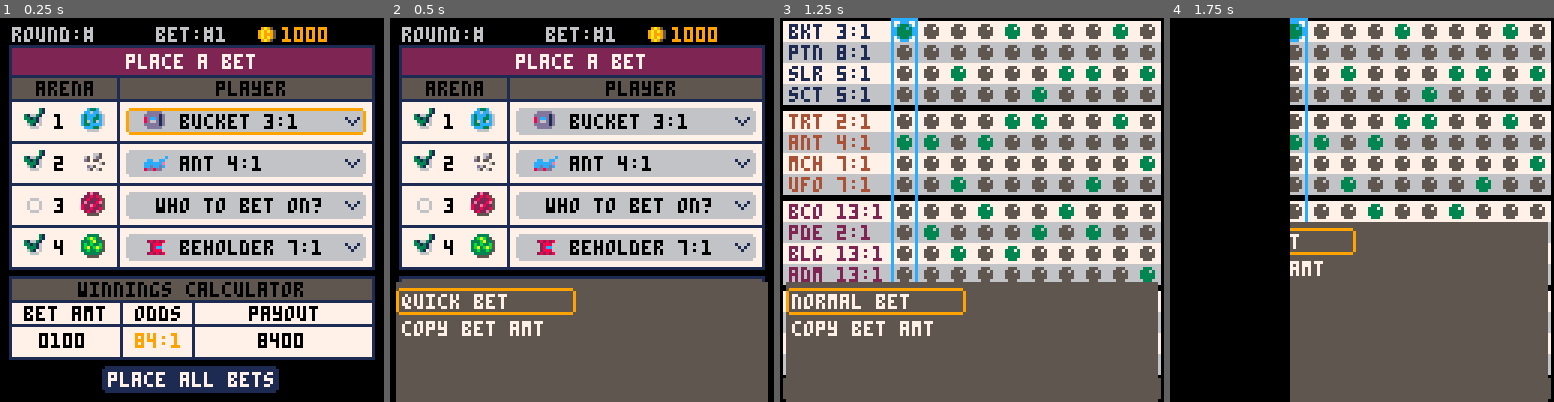
Above: before the commit, frames 1-4 (left to right).
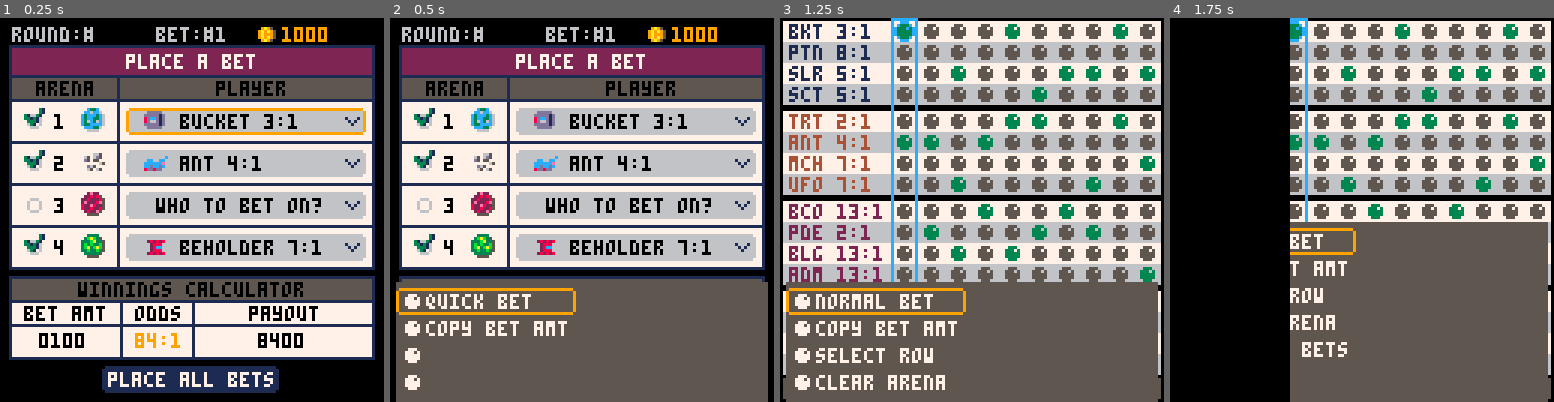
Above: after the commit, the same moments.

Repository: suspicious-smoke/club-bets-pico8
Game: PICO-8 cartridge club-bets.p8
Same seed, same stepped clock (60 frames per second), same inputs: the game is played once before the commit and once after it.
Inputs:
- Up to frame 1 (0.25 s): no input
- Up to frame 2 (0.5 s): tap X (X key) at 0.33 s
- Up to frame 3 (1.25 s): tap O (Z key) at 0.7 s; tap X (X key) at 1.07 s
- Up to frame 4 (1.75 s): hold Right from 1.6 s (still down); tap O (Z key) at 1.7 s

Frame 1 is identical in both runs. In frame 2, 1.6% of the frame differs, in the area x 3-47%, y 71-97%; in frame 3, 2.8%; in frame 4, 1.2%.

Commit message:
work on submenu and quick bet page

Diff:
--- a/club-bets.p8
+++ b/club-bets.p8
@@ -155,7 +155,7 @@
 	_bet_amt_tmr,bet_off=0,0
 	plyr_menu_sel=1
 	submenu_off,submenu_sel,qm_mode=0,1,1
-	submenu_txt="quick bet"
+	submenu_txts={"quick bet","copy bet amt","","","confirm bets"}
 	bet_mode=1--main,plyr sel,amt sel
 	i_amt=1
 	_upd=upd_betpage
@@ -212,7 +212,7 @@
 			bet_mode=1
 		elseif btnp(❎) then
 			sfx(3)
-			clear_arena_bet()
+			clear_arena_bet(bet_sel,arena_sel)
 			bet_mode=1
 		end
 	elseif bet_mode==3 then--amount select
@@ -305,45 +305,60 @@
 	submenu_off=min(submenu_off+10,60)
 	if btnp(⬆️) then
 		sfx(0)
-		submenu_sel=(submenu_sel-2)%4+1
+		submenu_sel=(submenu_sel-2)%5+1
 	elseif btnp(⬇️) then
 		sfx(0)
-		submenu_sel=(submenu_sel%4)+1
+		submenu_sel=(submenu_sel%5)+1
 	elseif btnp(❎) then
 		sfx(3)
 		bet_mode=1
 	elseif btnp(🅾️) then
-		if submenu_sel==1 then
-			sfx(9)
-			if qm_mode==1 then
+		if qm_mode==1 then--on regular bet page
+			if submenu_sel==1 then
+				sfx(9)
 				trn_state(init_quickbetpage)
-			elseif qm_mode==2 then
+			elseif submenu_sel==2 then--copy bets
+				sfx(3)
+				copy_bets()
 				trn_state(init_betpage)
-			end
-		elseif submenu_sel==2 then
-			sfx(3)
-			copy_bets()
-			if qm_mode==1 then
+			elseif submenu_sel==3 then
+			elseif submenu_sel==4 then--duplicate player
+			elseif submenu_sel==5 then--confirm page
+				sfx(4)
+				init_confirm()
+			end
+		else--qm_mode==2--on quick bet page
+			if submenu_sel==1 then
+				sfx(9)
 				trn_state(init_betpage)
-			elseif qm_mode==2 then
+			elseif submenu_sel==2 then--copy bets
+				sfx(3)
+				copy_bets()
 				trn_state(init_quickbetpage)
-			end
-		end
-	end
-end
-
-function copy_bets()
-	local _bet_amt=bets[bet_sel][1]
-	for i_bet=1,10 do
-		bets[i_bet][1]=copy_list(_bet_amt)
+			elseif submenu_sel==3 then--duplicate player
+				select_player_row()
+				sfx(3)
+				bet_mode=1
+			elseif submenu_sel==4 then--duplicate player
+				for ibet=1,10 do
+					clear_arena_bet(ibet,arena_sel)
+				end
+				sfx(3)
+				bet_mode=1
+			elseif submenu_sel==5 then--confirm page
+				sfx(4)
+				init_confirm()
+			end
+		end
 	end
 end
 
 function draw_submenu()
 	_y=128-submenu_off
 	rrectfill(2,_y,124,60,0,5)
-	print(submenu_txt,4,_y+4,7)
-	print("copy bet amt",4,_y+13,7)
+	for i=1,#submenu_txts do
+		print("●"..submenu_txts[i],4,_y-5+i*9,7)
+	end
 	if bet_mode==4 then
 		rrect(2,_y+(submenu_sel-1)*9+2,60,9,1,9)
 	end
@@ -413,7 +428,11 @@
 		end
 	end
 	if btnp(❎) then
-		init_betpage()
+		if qm_mode==1 then
+			init_betpage()
+		else
+			init_quickbetpage()
+		end
 	elseif btnp(🅾️) then
 		if has_money and made_bets then
 			trn_state(init_end_of_round)
@@ -613,7 +632,7 @@
 	plyr_menu_sel,arena_sel=1,1--select player for each arena 1-16
 	bet_mode=1
 	submenu_off,submenu_sel,qm_mode=0,1,2
-	submenu_txt="normal bet"
+	submenu_txts={"normal bet","copy bet amt","select row","clear arena","confirm bets"}
 	total_odds=0
 	total_pay=0
 	_upd=upd_quickbetpage
@@ -624,21 +643,25 @@
 	get_bet_summary()
 	if bet_mode==1 then
 		if btnp(➡️) then
+			sfx(0)
 			bet_sel=(bet_sel%10)+1
 		elseif btnp(⬅️) then
+			sfx(0)
 			bet_sel=(bet_sel-2)%10+1
-
 		elseif btnp(⬆️) then
+			sfx(0)
 			if plyr_menu_sel==1 then
 				arena_sel=(arena_sel-2)%4+1
 			end
 			plyr_menu_sel=(plyr_menu_sel-2)%4+1
 		elseif btnp(⬇️) then
+			sfx(0)
 			if plyr_menu_sel==4 then
 				arena_sel=(arena_sel%4)+1
 			end
 			plyr_menu_sel=(plyr_menu_sel%4)+1
 		elseif btnp(🅾️) then
+			sfx(8)
 			toggle_bet()
 		elseif btnp(❎) then
 			--submenu
@@ -894,10 +917,24 @@
 	for i=1,10 do
 		local _bet={{0,1,0,0},{}}
 		for j=1,4 do
-			local _selected_player={false,false,false,false}
+			local _selected_player=reset_array(4,false)
 			add(_bet[2],_selected_player)
 		end
 		add(bets,_bet)
+	end
+end
+
+function copy_bets()
+	local _bet_amt=bets[bet_sel][1]
+	for i_bet=1,10 do
+		bets[i_bet][1]=copy_list(_bet_amt)
+	end
+end
+
+function select_player_row()
+	for b=1,10 do
+		clear_arena_bet(b,arena_sel)
+		bets[b][2][arena_sel][plyr_menu_sel]=true
 	end
 end
 
@@ -950,15 +987,14 @@
 		return
 	end
 	--turn off other bets
+	clear_arena_bet(bet_sel,arena_sel)
+	--select bet
+	bets[bet_sel][2][arena_sel][plyr_menu_sel]=true
+end
+
+function clear_arena_bet(_ibet,_iarena)
 	for i_plyr=1,4 do
-		bets[bet_sel][2][arena_sel][i_plyr]=false
-	end
-	bets[bet_sel][2][arena_sel][plyr_menu_sel]=true
-end
-
-function clear_arena_bet()
-	for i_plyr=1,4 do
-		bets[bet_sel][2][arena_sel][i_plyr]=false
+		bets[_ibet][2][_iarena][i_plyr]=false
 	end
 end
 
@@ -1035,7 +1071,11 @@
 	--refill arena
 	fill_arenas()
 	--start next bet round/bet page
-	init_betpage()
+	if qm_mode==1 then
+		init_betpage()
+	else
+		init_quickbetpage()
+	end
 end
 -->8
 --helpers
Not shown, changed: the sound effects (__sfx__) section of club-bets.p8
